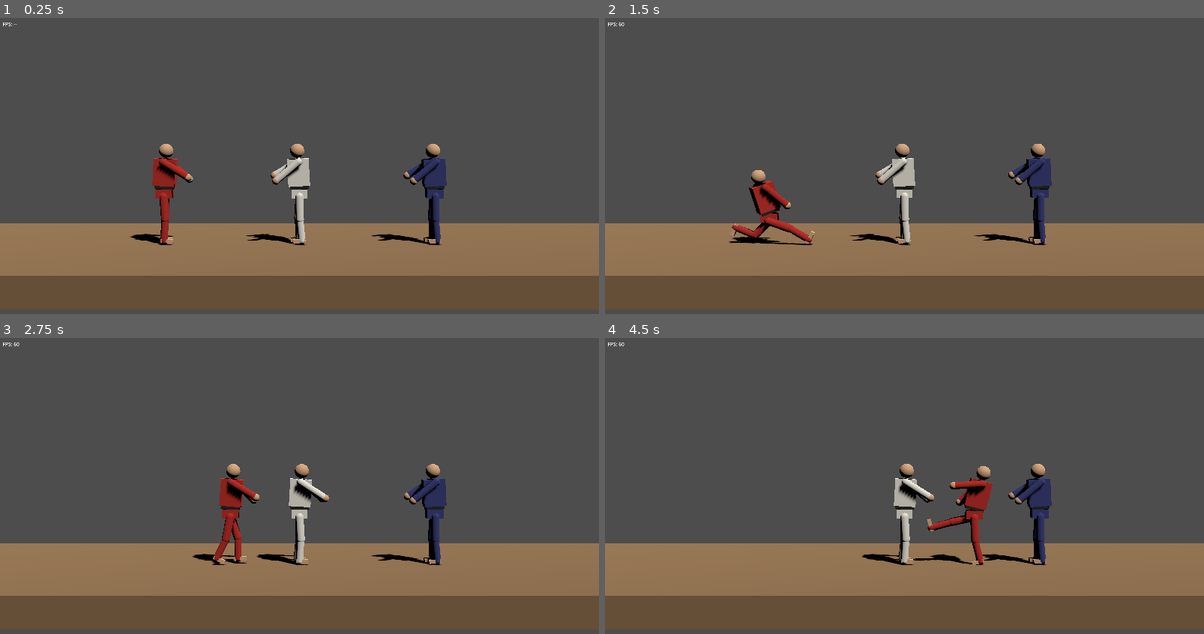
Above: before the commit, frames 1-4 (two rows, left to right).
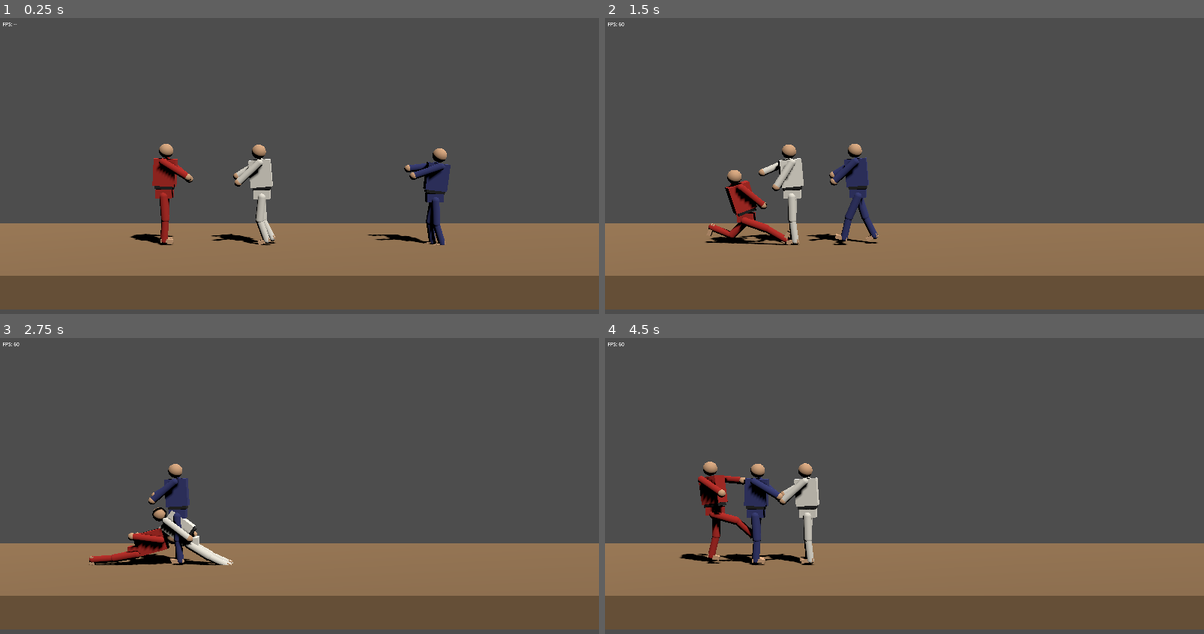
Above: after the commit, the same moments.

Repository: daveph74/ikplus
Game: Godot game, scene res://scenes/main/main.tscn
Two runs of this game, one before a commit and one after it. Both use one fixed random seed, a clock stepped at 60 frames per second and the inputs below.
Inputs:
- Up to frame 1 (0.25 s): no input
- Up to frame 2 (1.5 s): hold D (move_right) 0.53-1.28 s; hold L (block) 0.53-1.28 s; tap W (jump) at 0.77, 1.07 s; tap K (kick) at 0.8, 1.35 s; hold S (down) from 1.28 s (still down)
- Up to frame 3 (2.75 s): tap W (jump) at 1.52, 1.82, 2.3 s; tap J (punch) at 1.55, 2.1 s; release S (down) at 2.03 s; hold D (move_right) from 2.03 s (still down)
- Up to frame 4 (4.5 s): tap W (jump) at 2.85, 3.02, 3.32, 3.77, 4.07 s; tap L (block) at 3.05 s; release D (move_right) at 3.53 s; hold L (block) 3.53-4.28 s; hold A (move_left) from 3.53 s (still down); tap K (kick) at 3.8, 4.35 s

The runs differ from the first frame. In frame 1, 2.8% of the frame differs, in the area x 35-76%, y 42-77%; in frame 2, 6.2%; in frame 3, 5.6%; in frame 4, 6.5%, in the area x 12-75%, y 41-77%.

Commit message:
Step 7: AI controllers, profiles, soak scenario
- AIProfile resource (reaction_delay, aggression, block/punish/mistake/retreat
  chance, jump_attack_chance, attack_weights) with ai_easy/ai_normal/ai_hard
  .tres presets.
- AIController: OBSERVE/APPROACH/ATTACK/DEFEND/RETREAT/PUNISH decision FSM
  writing the FighterIntent contract. Perception model timestamps target
  state changes and only reacts once reaction_delay has elapsed; block_chance
  and mistake_chance are rolled once per perceived event and stored with it.
  Punish exploits the fact ATTACKING/HIT_STUN victims aren't invulnerable
  (only KNOCKED_DOWN/RECOVERING/ROUND_LOCKED/VICTORY are) to land counters
  into recovery/stun, and waits out invulnerability for a wake-up punish.
  Never touches Input or the player's InputBuffer/intents.
- p2_white/p3_indigo FighterConfigs now preload ai_normal; Main spawns an
  AIController from cfg.ai_profile (falls back to the passive
  FighterController stub when ai_profile is null).
- smoke.gd: parks FighterP2/P3's live AIControllers as passive stubs
  immediately (same swap pattern as _spawn_dummy) so all existing scenarios
  stay deterministic, then adds a final ~30s (1800-tick) soak with real
  AIControllers restored, asserting liveness, >=5 scoring hits, an AI-vs-AI
  hit, a blocked/observed-blocking event, and every AI passing through IDLE.

Co-Authored-By: Claude Fable 5 <noreply@anthropic.com>
Claude-Session: https://claude.ai/code/session_01WU5JDJugu3YwkdSVBy1zQo

Diff:
--- /dev/null
+++ b/resources/fighters/ai_easy.tres
@@ -0,0 +1,22 @@
+[gd_resource type="Resource" script_class="AIProfile" load_steps=2 format=3]
+
+[ext_resource type="Script" path="res://scripts/ai/ai_profile.gd" id="1_profile"]
+
+[resource]
+script = ExtResource("1_profile")
+reaction_delay = 0.38
+aggression = 0.35
+block_chance = 0.25
+punish_chance = 0.2
+mistake_chance = 0.3
+retreat_chance = 0.12
+jump_attack_chance = 0.05
+attack_weights = {
+&"punch_high": 3.0,
+&"kick_front": 2.5,
+&"kick_high": 1.5,
+&"punch_body": 1.5,
+&"punch_low": 1.0,
+&"sweep": 1.2,
+&"kick_round": 1.0
+}
--- /dev/null
+++ b/resources/fighters/ai_hard.tres
@@ -0,0 +1,22 @@
+[gd_resource type="Resource" script_class="AIProfile" load_steps=2 format=3]
+
+[ext_resource type="Script" path="res://scripts/ai/ai_profile.gd" id="1_profile"]
+
+[resource]
+script = ExtResource("1_profile")
+reaction_delay = 0.14
+aggression = 0.75
+block_chance = 0.75
+punish_chance = 0.7
+mistake_chance = 0.06
+retreat_chance = 0.06
+jump_attack_chance = 0.15
+attack_weights = {
+&"punch_high": 3.0,
+&"kick_front": 2.5,
+&"kick_high": 1.5,
+&"punch_body": 1.5,
+&"punch_low": 1.0,
+&"sweep": 1.2,
+&"kick_round": 1.0
+}
--- /dev/null
+++ b/resources/fighters/ai_normal.tres
@@ -0,0 +1,22 @@
+[gd_resource type="Resource" script_class="AIProfile" load_steps=2 format=3]
+
+[ext_resource type="Script" path="res://scripts/ai/ai_profile.gd" id="1_profile"]
+
+[resource]
+script = ExtResource("1_profile")
+reaction_delay = 0.24
+aggression = 0.55
+block_chance = 0.5
+punish_chance = 0.45
+mistake_chance = 0.15
+retreat_chance = 0.1
+jump_attack_chance = 0.1
+attack_weights = {
+&"punch_high": 3.0,
+&"kick_front": 2.5,
+&"kick_high": 1.5,
+&"punch_body": 1.5,
+&"punch_low": 1.0,
+&"sweep": 1.2,
+&"kick_round": 1.0
+}
--- a/resources/fighters/p2_white.tres
+++ b/resources/fighters/p2_white.tres
@@ -1,6 +1,7 @@
-[gd_resource type="Resource" script_class="FighterConfig" load_steps=2 format=3]
+[gd_resource type="Resource" script_class="FighterConfig" load_steps=3 format=3]
 
 [ext_resource type="Script" path="res://scripts/fighters/fighter_config.gd" id="1_config"]
+[ext_resource type="Resource" path="res://resources/fighters/ai_normal.tres" id="2_ai_profile"]
 
 [resource]
 script = ExtResource("1_config")
@@ -8,5 +9,5 @@
 gi_color = Color(0.92, 0.9, 0.85, 1)
 belt_color = Color(0.12, 0.12, 0.12, 1)
 is_player = false
-ai_profile = null
+ai_profile = ExtResource("2_ai_profile")
 spawn_x = 0.0
--- a/resources/fighters/p3_indigo.tres
+++ b/resources/fighters/p3_indigo.tres
@@ -1,6 +1,7 @@
-[gd_resource type="Resource" script_class="FighterConfig" load_steps=2 format=3]
+[gd_resource type="Resource" script_class="FighterConfig" load_steps=3 format=3]
 
 [ext_resource type="Script" path="res://scripts/fighters/fighter_config.gd" id="1_config"]
+[ext_resource type="Resource" path="res://resources/fighters/ai_normal.tres" id="2_ai_profile"]
 
 [resource]
 script = ExtResource("1_config")
@@ -8,5 +9,5 @@
 gi_color = Color(0.2, 0.22, 0.45, 1)
 belt_color = Color(0.12, 0.12, 0.12, 1)
 is_player = false
-ai_profile = null
+ai_profile = ExtResource("2_ai_profile")
 spawn_x = 2.5
--- /dev/null
+++ b/scripts/ai/ai_controller.gd
@@ -0,0 +1,322 @@
+class_name AIController
+extends FighterController
+## Decision FSM (OBSERVE/APPROACH/ATTACK/DEFEND/RETREAT/PUNISH) that writes the
+## FighterIntent contract every compute_intent(delta) tick. NEVER touches the
+## Input singleton (reserved for the smoke harness/PlayerController) and NEVER
+## reads the player's InputBuffer or intents — only fighter.target's own state,
+## through the perception model below (docs/plan.md "AI").
+##
+## Perception model (fairness): every tick this samples fighter.target.state and
+## timestamps changes against an internal clock accumulated from delta (not
+## Engine.get_physics_frames(), so behavior is agnostic to when compute_intent
+## happens to run). A target-state change becomes a "perceived event" the
+## instant it happens, but the AI may only ACT on it once
+## (clock - event.timestamp) >= profile.reaction_delay — i.e. the event is
+## "perceived" only once it's stale enough. block_chance/mistake_chance are
+## rolled ONCE at event-creation time and stored on the event, not re-rolled
+## every tick it stays pending.
+##
+## Re-decision cadence: OBSERVE's probabilistic transitions (approach/retreat/
+## spontaneous mistake-block) are rolled only every DECIDE_MIN..MAX_TICKS ticks
+## (or immediately when a perceived event ripens) so behavior reads clearly
+## instead of twitching every tick. The other states (APPROACH/ATTACK/DEFEND/
+## RETREAT/PUNISH) each have a concrete, continuously-checked exit condition
+## instead of a cadence — they resolve as soon as their condition is met.
+
+enum DecisionState { OBSERVE, APPROACH, ATTACK, DEFEND, RETREAT, PUNISH }
+
+const STRIKING_RANGE := 0.95 ## metres; APPROACH closes to this gap before attacking
+const DEFEND_RESOLVE_GRACE := 0.15 ## seconds after target leaves ATTACKING before DEFEND releases
+const RETREAT_MIN := 0.4
+const RETREAT_MAX := 0.8
+const DECIDE_MIN_TICKS := 6
+const DECIDE_MAX_TICKS := 10
+const PUNISH_TIMEOUT := 2.5 ## safety valve: give up a punish window if it never resolves
+const NEUTRAL_RANGE_MULT := 2.5 ## OBSERVE only considers retreating if roughly this close
+
+class _PerceivedEvent:
+	var kind: StringName ## &"attack", &"hit_stun", &"knocked_down"
+	var timestamp: float
+	var mistake_roll: float
+	var block_roll: float ## only meaningful for kind == &"attack"
+	var consumed := false
+
+var profile: AIProfile = null
+
+var decision_state: DecisionState = DecisionState.OBSERVE
+
+var _clock := 0.0
+var _decide_in := 0
+var _last_target_state := -1
+var _pending_event: _PerceivedEvent = null
+var _awaiting_air_attack := false
+
+var _retreat_until := 0.0
+var _defend_resolve_at := -1.0
+var _punish_deadline := 0.0
+
+
+func compute_intent(delta: float) -> void:
+	intent.clear()
+	var fighter := get_parent() as Fighter
+	if fighter == null:
+		return
+	_clock += delta
+
+	var target := fighter.target
+	if target == null or not is_instance_valid(target):
+		decision_state = DecisionState.OBSERVE
+		_pending_event = null
+		return
+
+	_perceive(target)
+
+	match decision_state:
+		DecisionState.OBSERVE:
+			_tick_observe(fighter, target)
+		DecisionState.APPROACH:
+			_tick_approach(fighter, target)
+		DecisionState.ATTACK:
+			_tick_attack(fighter, target)
+		DecisionState.DEFEND:
+			_tick_defend(fighter, target)
+		DecisionState.RETREAT:
+			_tick_retreat(fighter, target)
+		DecisionState.PUNISH:
+			_tick_punish(fighter, target)
+
+
+# --- perception ---------------------------------------------------------
+
+
+func _perceive(target: Fighter) -> void:
+	if target.state == _last_target_state:
+		return
+	_last_target_state = target.state
+	match target.state:
+		Fighter.State.ATTACKING, Fighter.State.HIT_STUN, Fighter.State.KNOCKED_DOWN:
+			var kind := &"attack"
+			if target.state == Fighter.State.HIT_STUN:
+				kind = &"hit_stun"
+			elif target.state == Fighter.State.KNOCKED_DOWN:
+				kind = &"knocked_down"
+			var e := _PerceivedEvent.new()
+			e.kind = kind
+			e.timestamp = _clock
+			e.mistake_roll = randf()
+			e.block_roll = randf() if kind == &"attack" else 0.0
+			_pending_event = e # most recent perceivable event supersedes any unconsumed one
+		_:
+			pass
+
+
+## Returns the pending event once it has aged past reaction_delay, else null.
+## Does NOT mark it consumed — callers that act on it must do so themselves.
+func _ripe_event() -> _PerceivedEvent:
+	if _pending_event == null or _pending_event.consumed:
+		return null
+	if _clock - _pending_event.timestamp < profile.reaction_delay:
+		return null
+	return _pending_event
+
+
+# --- OBSERVE -------------------------------------------------------------
+
+
+func _tick_observe(fighter: Fighter, target: Fighter) -> void:
+	var ev := _ripe_event()
+	if ev != null:
+		ev.consumed = true
+		_pending_event = null
+		_react_to_event(fighter, target, ev)
+		return
+
+	_decide_in -= 1
+	if _decide_in > 0:
+		return
+	_decide_in = randi_range(DECIDE_MIN_TICKS, DECIDE_MAX_TICKS)
+	_roll_neutral_transition(fighter, target)
+
+
+func _react_to_event(fighter: Fighter, target: Fighter, ev: _PerceivedEvent) -> void:
+	var mistake := ev.mistake_roll < profile.mistake_chance
+	match ev.kind:
+		&"attack":
+			if mistake:
+				# Wrong-response menu: don't block, or swing at an attacker who may
+				# still be out of range (both are "deliberately wrong" outcomes).
+				if randf() < 0.5:
+					return # don't block: eat the hit if it lands
+				_enter_attack(fighter, target)
+				return
+			if ev.block_roll < profile.block_chance:
+				_enter_defend(fighter)
+			# else: correctly perceived, chooses not to block — stays OBSERVE.
+		&"hit_stun", &"knocked_down":
+			if mistake:
+				return # miss the opening
+			if randf() < profile.punish_chance:
+				_enter_punish(fighter)
+
+
+## Neutral guard rolls: aggression drives closing distance / attacking,
+## retreat_chance drives backing off, and a small mistake-driven roll
+## occasionally blocks with nothing incoming (the 3rd wrong-response case).
+func _roll_neutral_transition(fighter: Fighter, target: Fighter) -> void:
+	if randf() < profile.mistake_chance:
+		_enter_defend(fighter) # "block when nothing is coming"
+		return
+
+	var gap := target.position.x - fighter.position.x
+	var dist := absf(gap)
+
+	if randf() < profile.retreat_chance and dist < STRIKING_RANGE * NEUTRAL_RANGE_MULT:
+		_enter_retreat(fighter, target)
+		return
+
+	if randf() >= profile.aggression:
+		return # stays put, neutral guard
+
+	if dist <= STRIKING_RANGE:
+		_enter_attack(fighter, target)
+	else:
+		decision_state = DecisionState.APPROACH
+
+
+# --- APPROACH -------------------------------------------------------------
+
+
+func _tick_approach(fighter: Fighter, target: Fighter) -> void:
+	var gap := target.position.x - fighter.position.x
+	if absf(gap) <= STRIKING_RANGE:
+		intent.move_x = 0.0
+		_enter_attack(fighter, target)
+		return
+	intent.move_x = signf(gap)
+
+
+# --- ATTACK ---------------------------------------------------------------
+# Transient in the grounded case (one tick: pick + write attack_id + back to
+# OBSERVE). The jump-attack path needs to persist across ticks to catch the
+# moment the fighter actually becomes airborne.
+
+
+func _enter_attack(fighter: Fighter, target: Fighter) -> void:
+	decision_state = DecisionState.ATTACK
+	if not fighter.can_start_attack():
+		decision_state = DecisionState.OBSERVE
+		return
+	if fighter.state == Fighter.State.JUMPING:
+		intent.attack_id = _pick_air_attack()
+		decision_state = DecisionState.OBSERVE
+		return
+	if randf() < profile.jump_attack_chance:
+		intent.jump = true
+		_awaiting_air_attack = true
+		return
+	intent.attack_id = _pick_ground_attack()
+	decision_state = DecisionState.OBSERVE
+
+
+func _tick_attack(fighter: Fighter, _target: Fighter) -> void:
+	if _awaiting_air_attack:
+		if fighter.state == Fighter.State.JUMPING:
+			intent.attack_id = _pick_air_attack()
+			_awaiting_air_attack = false
+			decision_state = DecisionState.OBSERVE
+		return # still waiting for the jump to register / apex
+	decision_state = DecisionState.OBSERVE # defensive: ATTACK should never idle here otherwise
+
+
+func _pick_ground_attack() -> StringName:
+	var weights: Dictionary = profile.attack_weights
+	var total := 0.0
+	for w in weights.values():
+		total += float(w)
+	if weights.is_empty() or total <= 0.0:
+		return &"punch_high"
+	var roll := randf() * total
+	var acc := 0.0
+	for key in weights.keys():
+		acc += float(weights[key])
+		if roll <= acc:
+			return StringName(key)
+	return StringName(weights.keys().back())
+
+
+func _pick_air_attack() -> StringName:
+	return &"kick_jump" if randf() < 0.5 else &"punch_jump"
+
+
+# --- DEFEND ---------------------------------------------------------------
+
+
+func _enter_defend(fighter: Fighter) -> void:
+	decision_state = DecisionState.DEFEND
+	_defend_resolve_at = -1.0
+	intent.block = true # take effect the same tick the roll fires
+
+
+func _tick_defend(_fighter: Fighter, target: Fighter) -> void:
+	intent.block = true
+	if target.state != Fighter.State.ATTACKING:
+		if _defend_resolve_at < 0.0:
+			_defend_resolve_at = _clock + DEFEND_RESOLVE_GRACE
+		if _clock >= _defend_resolve_at:
+			decision_state = DecisionState.OBSERVE
+	else:
+		_defend_resolve_at = -1.0 # still attacking (or attacked again) — keep blocking
+
+
+# --- RETREAT ---------------------------------------------------------------
+
+
+func _enter_retreat(_fighter: Fighter, _target: Fighter) -> void:
+	decision_state = DecisionState.RETREAT
+	_retreat_until = _clock + randf_range(RETREAT_MIN, RETREAT_MAX)
+
+
+func _tick_retreat(fighter: Fighter, target: Fighter) -> void:
+	if _clock >= _retreat_until:
+		decision_state = DecisionState.OBSERVE
+		return
+	var gap := target.position.x - fighter.position.x
+	var dir := signf(gap) if not is_zero_approx(gap) else 1.0
+	intent.move_x = -dir
+
+
+# --- PUNISH -----------------------------------------------------------------
+# Dash in and attack the instant it's safe: ATTACKING/HIT_STUN victims are not
+# invulnerable (resolve_contact only exempts KNOCKED_DOWN/RECOVERING/
+# ROUND_LOCKED/VICTORY), so closing distance while the target is still
+# ATTACKING (recovery) or HIT_STUN lands a normal hit. A perceived
+# KNOCKED_DOWN instead waits at range — respecting invulnerability — and
+# strikes the moment the target is vulnerable again (the "wake-up" punish).
+
+
+func _enter_punish(_fighter: Fighter) -> void:
+	decision_state = DecisionState.PUNISH
+	_punish_deadline = _clock + PUNISH_TIMEOUT
+
+
+func _tick_punish(fighter: Fighter, target: Fighter) -> void:
+	if _clock >= _punish_deadline:
+		decision_state = DecisionState.OBSERVE
+		return
+	var gap := target.position.x - fighter.position.x
+	var dist := absf(gap)
+	var invulnerable := (
+		target.state == Fighter.State.KNOCKED_DOWN
+		or target.state == Fighter.State.RECOVERING
+		or target.state == Fighter.State.ROUND_LOCKED
+		or target.state == Fighter.State.VICTORY
+	)
+	if dist > STRIKING_RANGE:
+		intent.move_x = signf(gap) if not is_zero_approx(gap) else 0.0
+		return
+	intent.move_x = 0.0
+	if invulnerable:
+		return # in range, ready to strike the instant they're vulnerable again
+	if fighter.can_start_attack():
+		intent.attack_id = _pick_ground_attack()
+		decision_state = DecisionState.OBSERVE
--- /dev/null
+++ b/scripts/ai/ai_profile.gd
@@ -0,0 +1,17 @@
+class_name AIProfile
+extends Resource
+## Tunable AI decision parameters consumed by AIController (docs/plan.md "AI").
+## Fairness/perception model: reaction_delay gates how soon a perceived target
+## state change becomes actable; block_chance is rolled ONCE per perceived
+## incoming attack (stored with that perceived event, not re-rolled per tick);
+## mistake_chance is the probability the chosen response is deliberately wrong
+## (skip blocking, attack out of range, or block when nothing is coming).
+
+@export var reaction_delay := 0.24 ## seconds between a perceived target state change and acting on it
+@export var aggression := 0.55 ## 0-1: drives OBSERVE's approach/attack roll tempo
+@export var block_chance := 0.5 ## rolled ONCE per perceived incoming attack
+@export var punish_chance := 0.45 ## roll to counter-attack a perceived recovery/stun/wake-up window
+@export var mistake_chance := 0.15 ## chosen response is deliberately wrong
+@export var retreat_chance := 0.1 ## OBSERVE roll to back off instead of engaging
+@export var jump_attack_chance := 0.1 ## ATTACK roll: jump then air-kick instead of a grounded attack
+@export var attack_weights: Dictionary = {} ## grounded attack_id (StringName) -> weight; jump attacks use jump_attack_chance
--- a/scripts/fighters/fighter_config.gd
+++ b/scripts/fighters/fighter_config.gd
@@ -6,5 +6,5 @@
 @export var gi_color := Color(0.92, 0.9, 0.85)
 @export var belt_color := Color(0.15, 0.15, 0.15)
 @export var is_player := false
-@export var ai_profile: Resource = null
+@export var ai_profile: AIProfile = null
 @export var spawn_x := 0.0
--- a/scripts/match/main.gd
+++ b/scripts/match/main.gd
@@ -53,12 +53,21 @@
 		visual.belt_color = cfg.belt_color
 
 		# Controller swap (same free/rename/add pattern as test/smoke.gd's
-		# _spawn_dummy): non-player fighters get a passive FighterController
-		# stub until step 7's AIController replaces it. Also done pre-add_child
-		# so Fighter's @onready controller reference resolves to the stub.
+		# _spawn_dummy): non-player fighters get an AIController parameterized
+		# by their FighterConfig's ai_profile; a null profile falls back to a
+		# passive FighterController stub (the smoke harness relies on that
+		# fallback staying available). Done pre-add_child so Fighter's @onready
+		# controller reference resolves to whichever node ends up named
+		# "Controller".
 		if not cfg.is_player:
 			fighter.get_node("Controller").free()
-			var stub := FighterController.new()
+			var stub: FighterController
+			if cfg.ai_profile != null:
+				var ai := AIController.new()
+				ai.profile = cfg.ai_profile
+				stub = ai
+			else:
+				stub = FighterController.new()
 			stub.name = "Controller"
 			fighter.add_child(stub)
 
--- a/test/smoke.gd
+++ b/test/smoke.gd
@@ -41,9 +41,12 @@
 
 
 func _watchdog() -> void:
-	await _ticks(7200) # 120 simulated seconds — step 5 adds several wait-heavy scenarios
+	# 120 simulated seconds for the step 2-6 scenarios (generous headroom over
+	# their actual runtime) + the step 7 AI soak's own ~1800-tick (30 s) budget
+	# plus margin, so the watchdog stays ahead of total scenario length.
+	await _ticks(9600)
 	if not _done:
-		_fail("watchdog: scenarios did not complete in 7200 ticks")
+		_fail("watchdog: scenarios did not complete in 9600 ticks")
 
 
 func _run(main: Main) -> void:
@@ -69,10 +72,17 @@
 
 	var fighter_p2: Fighter = main.get_node("FighterP2")
 	var fighter_p3: Fighter = main.get_node("FighterP3")
+	# Step 7: FighterP2/P3 now carry live AIControllers out of Main's spawn.
+	# Immediately swap them for passive FighterController stubs (same
+	# free/rename/add pattern as _spawn_dummy/_restore_ai below) so every
+	# existing step 2-6 scenario keeps its deterministic passive dummies —
+	# real AI is only exercised in the dedicated soak scenario at the end.
+	_park_as_passive(fighter_p2)
+	_park_as_passive(fighter_p3)
 	# Park the AI fighters out of the way of the existing (step 2-5) combat
-	# scenarios below — they're passive stubs (no AIController until step 7), so
-	# parking just removes them as the closest target candidate; TargetingSystem
-	# may immediately reassign their own .target (harmless — they never move).
+	# scenarios below — parking just removes them as the closest target
+	# candidate; TargetingSystem may immediately reassign their own .target
+	# (harmless — passive stubs never move).
 	fighter_p2.position.x = -6.5
 	fighter_p3.position.x = -5.5
 	fighter_p2.target = null
@@ -290,6 +300,83 @@
 		"both fighters stay inside the arena bounds"
 	)
 
+	# --- step 7: AI soak — restore real AIControllers, run ~30 simulated
+	# seconds of full 3-fighter AI combat, assert liveness + real behaviour.
+	# The step 5 stun-lock-breaker dummy is a config-less fixture that would
+	# otherwise remain a valid TargetingSystem candidate and steal AI focus —
+	# remove it before restoring AI so P2/P3 can only target the player or
+	# each other.
+	dummy.queue_free()
+
+	# The player keeps reading the global Input singleton — make sure nothing
+	# injected by the scenarios above is still held down.
+	for action: StringName in [
+		&"move_left", &"move_right", &"down", &"jump", &"punch", &"kick", &"block"
+	]:
+		Input.action_release(action)
+
+	var ai_normal: AIProfile = load("res://resources/fighters/ai_normal.tres")
+	_restore_ai(fighter_p2, ai_normal)
+	_restore_ai(fighter_p3, ai_normal)
+
+	# Reposition all three fighters to their spawn marks (FighterConfig.spawn_x).
+	player.position = Vector3(-2.5, 0.0, 0.0)
+	fighter_p2.position = Vector3(0.0, 0.0, 0.0)
+	fighter_p3.position = Vector3(2.5, 0.0, 0.0)
+	player.target = null
+	fighter_p2.target = null
+	fighter_p3.target = null
+	player.velocity = Vector3.ZERO
+	fighter_p2.velocity = Vector3.ZERO
+	fighter_p3.velocity = Vector3.ZERO
+
+	_hit_events.clear()
+	_target_changed_events.clear()
+
+	# Sample AI states every 30 ticks into sets: every AI must pass through IDLE
+	# at some sampled point (nobody wedged in a stuck state), and blocks are
+	# stochastic so a directly-observed BLOCKING state is an acceptable
+	# alternative to a resolver BLOCKED event for assert (d) below.
+	var idle_seen := {} # Fighter -> true
+	var blocking_seen := false
+	const SOAK_TICKS := 1800 # ~30 simulated seconds at 60 tps
+	const SAMPLE_EVERY := 30
+	for i in SOAK_TICKS:
+		await physics_frame
+		if i % SAMPLE_EVERY == 0:
+			for f in [fighter_p2, fighter_p3]:
+				if f.state == Fighter.State.IDLE:
+					idle_seen[f] = true
+				elif f.state == Fighter.State.BLOCKING:
+					blocking_seen = true
+
+	var scoring_hits := 0
+	var ai_vs_ai := false
+	var blocked_seen := false
+	for ev in _hit_events:
+		var attacker := ev[0] as Fighter
+		var victim := ev[1] as Fighter
+		var result: int = ev[2]
+		match result:
+			CombatResolver.HitResult.HIT, CombatResolver.HitResult.KNOCKDOWN:
+				scoring_hits += 1
+			CombatResolver.HitResult.BLOCKED:
+				blocked_seen = true
+		if attacker != null and victim != null and attacker != player and victim != player:
+			ai_vs_ai = true # neither side is the player -> the two AI fighters fought each other
+
+	_check(not _failed, "AI soak: reached the end without a watchdog/assert failure (no crash)")
+	_check(scoring_hits >= 5, "AI soak: at least 5 HIT/KNOCKDOWN events occurred (got %d)" % scoring_hits)
+	_check(ai_vs_ai, "AI soak: at least one hit event was between the two AI fighters")
+	_check(
+		blocked_seen or blocking_seen,
+		"AI soak: at least one BLOCKED event or an observed AI BLOCKING state occurred"
+	)
+	_check(
+		idle_seen.has(fighter_p2) and idle_seen.has(fighter_p3),
+		"AI soak: both AI fighters passed through IDLE at some sampled point (nobody stuck)"
+	)
+
 	_finish()
 
 
@@ -310,6 +397,28 @@
 	return dummy
 
 
+## Step 7: swap out a spawned fighter's live AIController for a passive
+## FighterController stub — same free/rename/add pattern as _spawn_dummy,
+## reassigning fighter.controller since it's an @onready reference already
+## resolved by _ready() (a dangling pointer would crash the next tick).
+func _park_as_passive(fighter: Fighter) -> void:
+	fighter.get_node("Controller").free()
+	var stub := FighterController.new()
+	stub.name = "Controller"
+	fighter.add_child(stub)
+	fighter.controller = stub
+
+
+## Step 7: swap a passive stub back out for a fresh, real AIController.
+func _restore_ai(fighter: Fighter, profile: AIProfile) -> void:
+	fighter.get_node("Controller").free()
+	var ai := AIController.new()
+	ai.name = "Controller"
+	ai.profile = profile
+	fighter.add_child(ai)
+	fighter.controller = ai
+
+
 func _ticks(n: int) -> void:
 	for i in n:
 		await physics_frame
Not shown, added: scripts/ai/ai_controller.gd.uid
Not shown, added: scripts/ai/ai_profile.gd.uid
